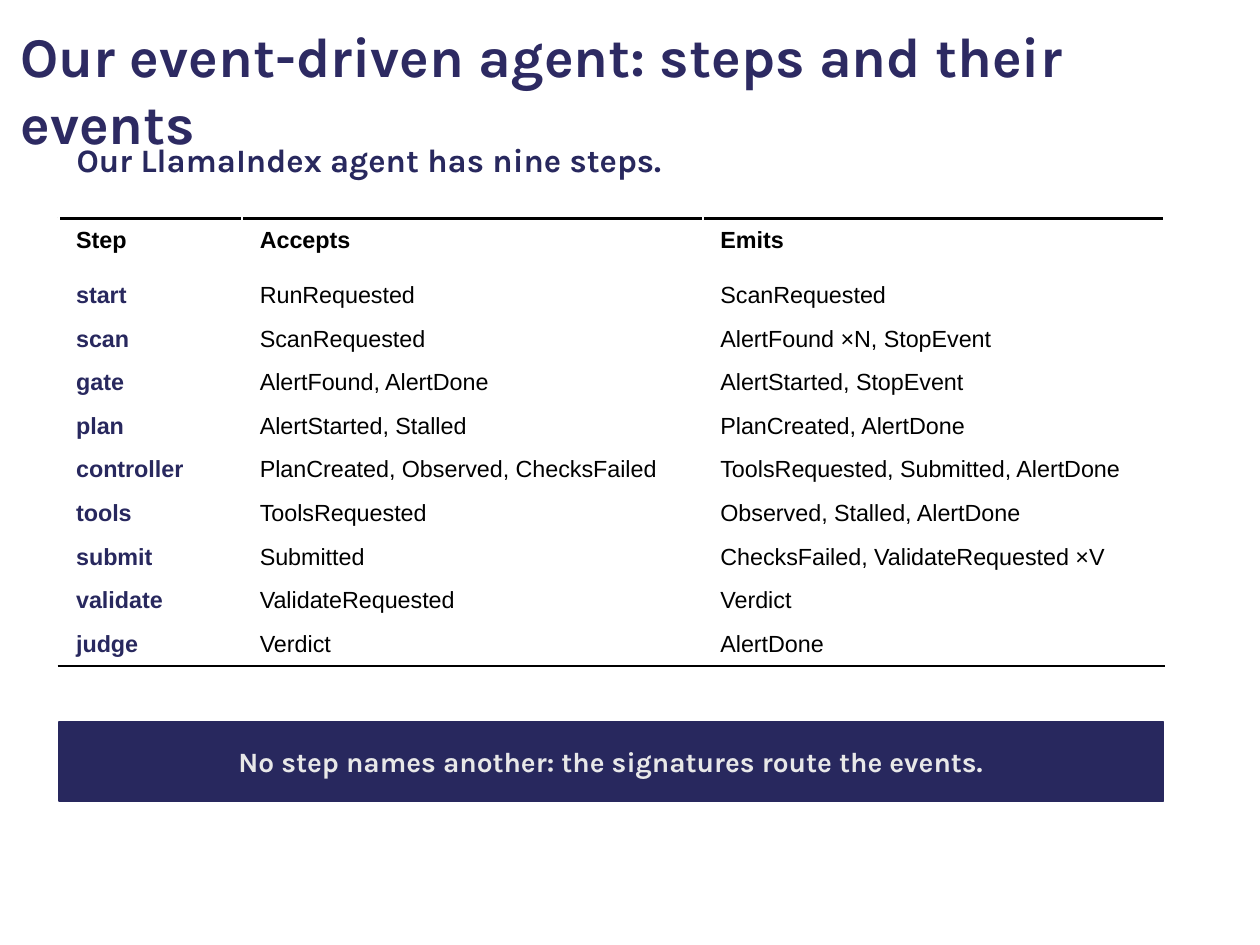
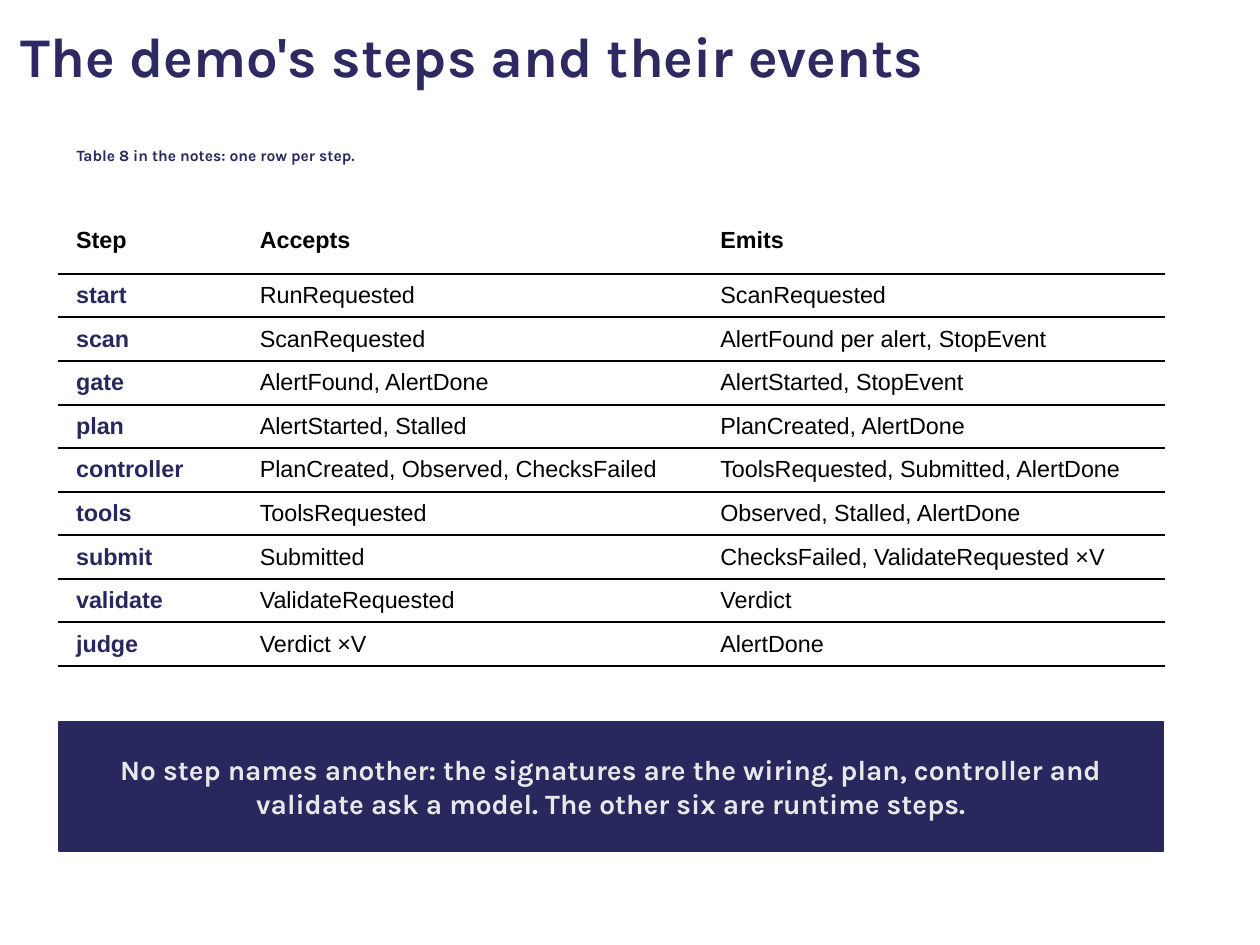
Before and after one commit to comse6998-019/lectures, a slide deck: slide 83 of lecture-3--2026-09-25/lecture3.pptx (slide 84 before the commit). Drawn at 1260x945 pixels with LibreOffice and Linux fonts; fonts in the diff are those of the drawing; background and template pictures are left out. Boxes give left, top, right and bottom in pixels: in the first picture for what was removed or moved away, otherwise in the second. Text is boxed around its words. In the diff, an @@ line names an element or a change of style, - is before the commit and + after.

Commit message:
Update lecture 3 stuff

```diff
--- a/lecture-3--2026-09-25/lecture3.pptx
+++ b/lecture-3--2026-09-25/lecture3.pptx
@@ title at [21, 37, 923, 91]: text changed @@
-Our event-driven agent: steps and their events
+The demo's steps and their events
@@ text at [77, 150, 355, 165]: text changed; size 14 to 6.7 pt @@
-Our LlamaIndex agent has nine steps.
+Table 8 in the notes: one row per step.
@@ table at [59, 218, 1163, 684] @@
-row 3, column 3: AlertFound ×N, StopEvent
+row 3, column 3: AlertFound per alert, StopEvent
-row 10, column 2: Verdict
+row 10, column 2: Verdict ×V
@@ borders changed @@
@@ rectangle "No step names another: the ...": place and size @@
-rectangle "No step names another: the ..." at [59, 722, 1164, 801]
+rectangle "No step names another: the ..." at [59, 722, 1164, 852]
@@ text in rectangle at [120, 760, 1101, 821]: text changed @@
-No step names another: the signatures route the events.
+No step names another: the signatures are the wiring. plan, controller and validate ask a model. The other six are runtime steps.
```
Also in this commit, not shown: 54 other slides changed, 10 slides added, 7 slides removed, 13 other files.
